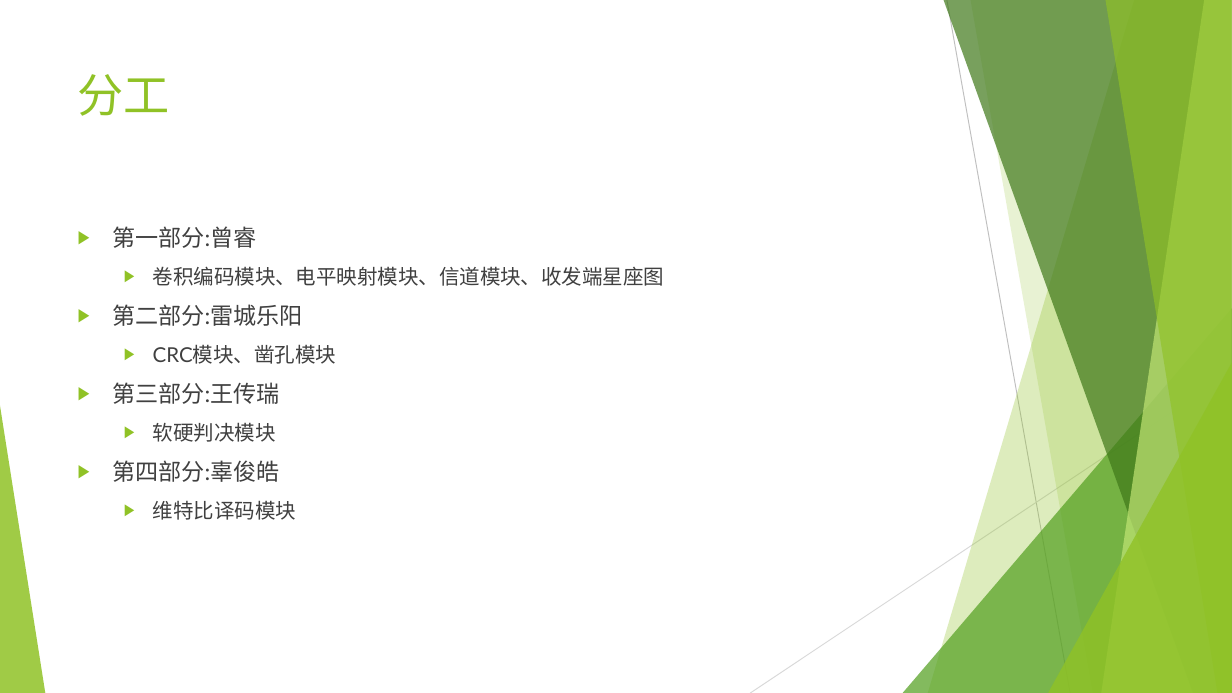
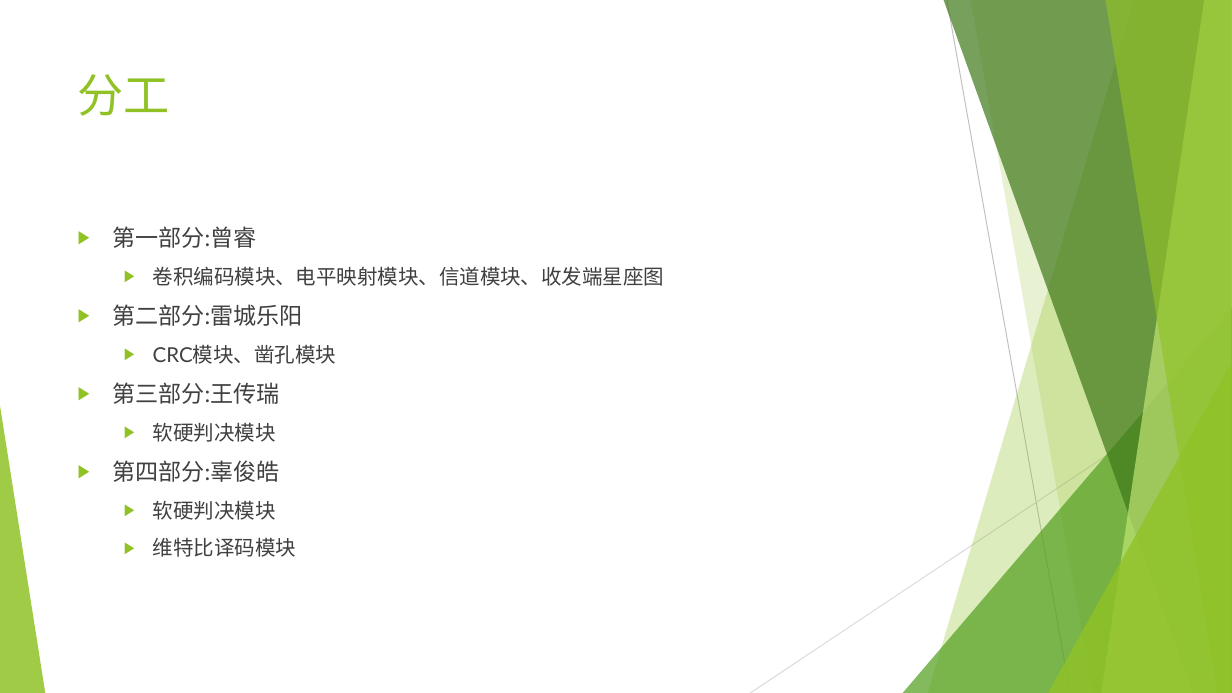
Before and after one commit to EECodingPresentation/project1, a slide deck: slide 4 of v1.pptx. Drawn at 1232x693 pixels with LibreOffice and Linux fonts; fonts in the diff are those of the drawing. Boxes give left, top, right and bottom in pixels: in the first picture for what was removed or moved away, otherwise in the second. Text is boxed around its words. In the diff, an @@ line names an element or a change of style, - is before the commit and + after.

Commit message:
稍微更新了一下分工

```diff
--- a/v1.pptx
+++ b/v1.pptx
@@ text at bbox=[153, 500, 276, 520]: paragraph added @@
+  ▶ 软硬判决模块
```
